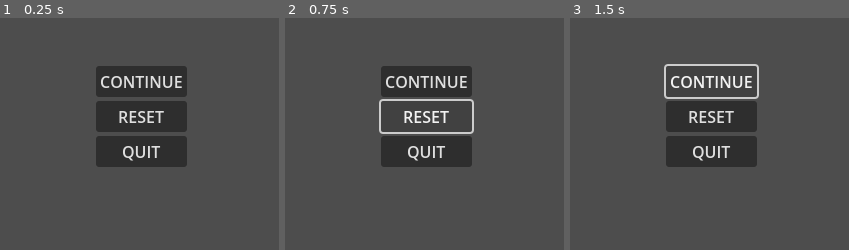
Above: before the commit, frames 1-3 (left to right).
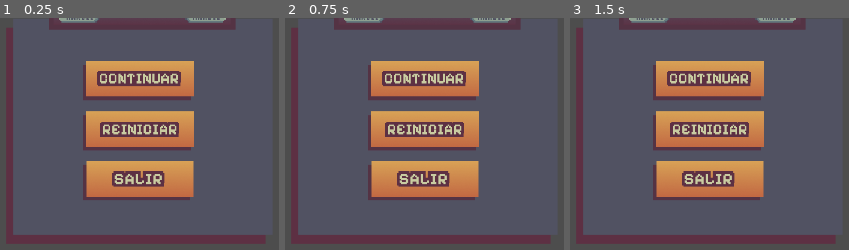
Above: after the commit, the same moments.

Repository: azulws/gamejam
Game: Godot game, scene res://escenas/pause.tscn
Same seed, same stepped clock (60 frames per second), same inputs: the game is played once before the commit and once after it. This scene is started directly instead of the project's main scene.
Inputs (mouse positions are in pixels of both pictures, inside the frame that each line leads up to; where the layout moved, square brackets give the same spot in the first picture):
- Up to frame 1 (0.25 s): no input
- Up to frame 2 (0.75 s): click (424, 131) [427, 115] at 0.5 s
- Up to frame 3 (1.5 s): click (709, 80) [712, 80] at 1.25 s

The runs differ from the first frame. In frame 1, 31% of the frame differs, in the area x 2-95%, y 0-98%; in frame 2, 31%; in frame 3, 31%.
Error in both runs: Attempt to call function '_reload_level' in base 'null instance' on a null instance. (res://codigo/pause.gd:14)

Commit message:
menus

Diff:
--- a/gamejam/codigo/main.gd
+++ b/gamejam/codigo/main.gd
@@ -3,21 +3,24 @@
 @onready var pause: Control = $Jugador/pause
 @onready var game_over: Control = $Jugador/GameOver
 @onready var musica: AudioStreamPlayer2D = $Audio/Musica
+@onready var cellphone: Control = $Jugador/Cellphone
 
 var paused = false
 var game_started= false
 var game_o= false
+var cellphone_on= false
 
 func _process(delta):
 	if Input.is_action_just_pressed("pause"):
 		_pause_menu()
-		musica.stop()
-
+		#musica.stop()
+	if Input.is_action_just_pressed("cellphone"):
+		_cellphone_menu()
 func _pause_menu():
 	if paused:
 		pause.hide()
 		Engine.time_scale=1
-		musica.play()
+		#musica.play()
 	else:
 		pause.show()
 		Engine.time_scale=0
@@ -34,3 +37,13 @@
 func _reload_level():
 	get_tree().reload_current_scene()
 	Engine.time_scale=1
+
+func _cellphone_menu():
+	if cellphone_on:
+		cellphone.get_node("cellphone_ui").hide()
+		cellphone.get_node("VBoxContainer/cellphone_menu").show()
+	else:
+		cellphone.get_node("cellphone_ui").show()
+		cellphone.get_node("VBoxContainer/cellphone_menu").hide()
+
+	cellphone_on = !cellphone_on
--- a/gamejam/codigo/menu.gd
+++ b/gamejam/codigo/menu.gd
@@ -1,10 +1,9 @@
 extends Control
 
 
-
-func _on_button_pressed() -> void:
+func _on_start_2_pressed() -> void:
 	get_tree().change_scene_to_file("res://escenas/Main.tscn")
 
 
-func _on_button_2_pressed() -> void:
+func _on_quit_2_pressed() -> void:
 	get_tree().quit();
--- a/gamejam/escenas/Main.tscn
+++ b/gamejam/escenas/Main.tscn
@@ -9,15 +9,9 @@
 [ext_resource type="PackedScene" uid="uid://kcxtyqgirktg" path="res://escenas/timer.tscn" id="7_kwjek"]
 [ext_resource type="PackedScene" uid="uid://cclxc6glhvwsm" path="res://escenas/background.tscn" id="8_8ldd4"]
 [ext_resource type="PackedScene" uid="uid://dnk8ejx1hmyyf" path="res://escenas/game_over.tscn" id="8_m8w7f"]
-[ext_resource type="Texture2D" uid="uid://cvtmv4s3p0bd3" path="res://assets/ui/celu vacio (2).png" id="9_6ib3d"]
 [ext_resource type="PackedScene" uid="uid://hq4qnpivn7fh" path="res://escenas/enemy_spawner.tscn" id="9_wevju"]
-[ext_resource type="Texture2D" uid="uid://dl7gbgt7tqnhq" path="res://assets/ui/Caracol.png" id="10_u8th7"]
-[ext_resource type="Texture2D" uid="uid://botqp0g2soasj" path="res://assets/ui/Churritos.png" id="11_xf4ui"]
-[ext_resource type="Texture2D" uid="uid://ckh40etjjit53" path="res://assets/ui/Iman faro.png" id="12_8ruxt"]
-[ext_resource type="Texture2D" uid="uid://c03gjss6owgbj" path="res://assets/ui/llavero.png" id="14_b61y2"]
-[ext_resource type="Texture2D" uid="uid://3bneeg1eyyof" path="res://assets/ui/alfajorcito.png" id="15_7qlo0"]
-[ext_resource type="Texture2D" uid="uid://ddpgo4ixlmqpn" path="res://assets/ui/Lobo marino.png" id="15_mqx6b"]
-[ext_resource type="Texture2D" uid="uid://cgylsk1c3jsit" path="res://assets/ui/alfajorcito silueta (1).png" id="16_susrb"]
+[ext_resource type="PackedScene" uid="uid://b7uxjjsg2i4ch" path="res://escenas/cellphone.tscn" id="10_eqw01"]
+[ext_resource type="PackedScene" uid="uid://dqbh3f7ypj17" path="res://escenas/item.tscn" id="11_wkpgl"]
 
 [sub_resource type="TileSetAtlasSource" id="TileSetAtlasSource_bp6tm"]
 texture = ExtResource("3_7cou8")
@@ -46,9 +40,6 @@
 sources/4 = SubResource("TileSetAtlasSource_bp6tm")
 tile_proxies/coords_level = [[1, Vector2i(0, 0)], [4, Vector2i(0, 0)], [2, Vector2i(0, 0)], [4, Vector2i(1, 0)]]
 
-[sub_resource type="CompressedTexture2D" id="CompressedTexture2D_7xyhm"]
-load_path = "res://.godot/imported/alfajorcito silueta.png-dfa6dbf26d831c63edaac87deda98049.ctex"
-
 [node name="Main" type="Node2D"]
 script = ExtResource("1_hpid1")
 
@@ -61,26 +52,12 @@
 position = Vector2(432, -152)
 script = ExtResource("3_6budw")
 
+[node name="CanvasLayer" type="CanvasLayer" parent="."]
+
 [node name="Jugador" parent="." instance=ExtResource("2_w732k")]
 position = Vector2(376, 56)
 collision_mask = 13
 motion_mode = 1
-
-[node name="pause" parent="Jugador" instance=ExtResource("6_lkh8n")]
-visible = false
-offset_left = -161.0
-offset_top = -84.0
-offset_right = -161.0
-offset_bottom = -84.0
-size_flags_horizontal = 4
-size_flags_vertical = 4
-
-[node name="Timer" parent="Jugador" instance=ExtResource("7_kwjek")]
-offset_left = -160.0
-offset_top = -176.0
-offset_right = -160.0
-offset_bottom = -176.0
-metadata/_edit_use_anchors_ = true
 
 [node name="Node2D" type="Node2D" parent="Jugador"]
 position = Vector2(-528, -96)
@@ -111,46 +88,32 @@
 size_flags_horizontal = 4
 size_flags_vertical = 4
 
-[node name="CeluVacio(2)" type="Sprite2D" parent="Jugador"]
-position = Vector2(192, -24)
-texture = ExtResource("9_6ib3d")
+[node name="pause" parent="Jugador" instance=ExtResource("6_lkh8n")]
+visible = false
+offset_left = -161.0
+offset_top = -84.0
+offset_right = -161.0
+offset_bottom = -84.0
+size_flags_horizontal = 4
+size_flags_vertical = 4
 
-[node name="Caracol" type="Sprite2D" parent="Jugador"]
-position = Vector2(168, -40)
-texture = ExtResource("10_u8th7")
-offset = Vector2(0, 2.8)
+[node name="Camera" type="Camera2D" parent="Jugador"]
+limit_top = -160
+limit_right = 1024
+limit_bottom = 256
 
-[node name="Churritos" type="Sprite2D" parent="Jugador"]
-position = Vector2(216, -96)
-texture = ExtResource("11_xf4ui")
-offset = Vector2(0, 1)
+[node name="Timer" parent="Jugador" instance=ExtResource("7_kwjek")]
+offset_left = -312.0
+offset_top = -176.0
+offset_right = -312.0
+offset_bottom = -176.0
+metadata/_edit_use_anchors_ = true
 
-[node name="ImanFaro" type="Sprite2D" parent="Jugador"]
-position = Vector2(216, -40)
-texture = ExtResource("12_8ruxt")
-
-[node name="Llavero" type="Sprite2D" parent="Jugador"]
-position = Vector2(168, -96)
-texture = ExtResource("14_b61y2")
-
-[node name="LoboMarino" type="Sprite2D" parent="Jugador"]
-position = Vector2(168, 16)
-texture = ExtResource("15_mqx6b")
-
-[node name="Alfajorcito" type="Sprite2D" parent="Jugador"]
-position = Vector2(216, 16)
-texture = ExtResource("15_7qlo0")
-offset = Vector2(0, 1.5)
-
-[node name="AlfajorcitoSilueta" type="Sprite2D" parent="Jugador"]
-position = Vector2(216, 16)
-texture = SubResource("CompressedTexture2D_7xyhm")
-offset = Vector2(0, 1)
-
-[node name="AlfajorcitoSilueta(1)" type="Sprite2D" parent="Jugador"]
-position = Vector2(216, 16)
-texture = ExtResource("16_susrb")
-offset = Vector2(0, 1.5)
+[node name="Cellphone" parent="Jugador" instance=ExtResource("10_eqw01")]
+offset_left = -16.0
+offset_top = -168.0
+offset_right = -16.0
+offset_bottom = -168.0
 
 [node name="limites mapa" type="Node" parent="."]
 
@@ -168,3 +131,6 @@
 rotation = 1.57079
 collision_layer = 8
 collision_mask = 2
+
+[node name="Item" parent="." instance=ExtResource("11_wkpgl")]
+position = Vector2(-208, 48)
--- a/gamejam/escenas/Menu.tscn
+++ b/gamejam/escenas/Menu.tscn
@@ -1,6 +1,9 @@
-[gd_scene load_steps=2 format=3 uid="uid://bgavg172fs7oj"]
+[gd_scene load_steps=5 format=3 uid="uid://bgavg172fs7oj"]
 
 [ext_resource type="Script" path="res://codigo/menu.gd" id="1_c731v"]
+[ext_resource type="Texture2D" uid="uid://dg3fns64eghp0" path="res://assets/menu/startMenu/menu-sin-botones.png" id="2_ov67a"]
+[ext_resource type="Texture2D" uid="uid://l7if0ayyc3jo" path="res://assets/menu/startMenu/boton-jugar.png" id="3_4ay3h"]
+[ext_resource type="Texture2D" uid="uid://2dar7hier2lv" path="res://assets/menu/startMenu/boton-salir.png" id="4_rrrgw"]
 
 [node name="Menu" type="Control"]
 layout_mode = 3
@@ -13,32 +16,31 @@
 
 [node name="VBoxContainer" type="VBoxContainer" parent="."]
 layout_mode = 1
-anchors_preset = 8
-anchor_left = 0.5
-anchor_top = 0.5
-anchor_right = 0.5
-anchor_bottom = 0.5
-offset_left = -380.5
-offset_top = -309.5
-offset_right = 380.5
-offset_bottom = 309.5
-grow_horizontal = 2
-grow_vertical = 2
+offset_left = 112.0
+offset_top = 8.0
+offset_right = 733.0
+offset_bottom = 535.0
+scale = Vector2(0.65308, 0.65308)
 
-[node name="Start" type="Button" parent="VBoxContainer"]
+[node name="TextureRect" type="TextureRect" parent="VBoxContainer"]
 layout_mode = 2
-size_flags_horizontal = 4
-size_flags_vertical = 6
-theme_override_constants/icon_max_width = 0
-theme_override_font_sizes/font_size = 100
-text = "jugar"
+texture = ExtResource("2_ov67a")
 
-[node name="Quit" type="Button" parent="VBoxContainer"]
-layout_mode = 2
-size_flags_horizontal = 4
-size_flags_vertical = 6
-theme_override_font_sizes/font_size = 100
-text = "salir"
+[node name="Start2" type="TextureButton" parent="VBoxContainer/TextureRect"]
+layout_mode = 0
+offset_left = 416.488
+offset_top = 159.245
+offset_right = 582.488
+offset_bottom = 226.245
+texture_normal = ExtResource("3_4ay3h")
 
-[connection signal="pressed" from="VBoxContainer/Start" to="." method="_on_button_pressed"]
-[connection signal="pressed" from="VBoxContainer/Quit" to="." method="_on_button_2_pressed"]
+[node name="Quit2" type="TextureButton" parent="VBoxContainer/TextureRect"]
+layout_mode = 0
+offset_left = 416.488
+offset_top = 257.242
+offset_right = 582.488
+offset_bottom = 324.242
+texture_normal = ExtResource("4_rrrgw")
+
+[connection signal="pressed" from="VBoxContainer/TextureRect/Start2" to="." method="_on_start_2_pressed"]
+[connection signal="pressed" from="VBoxContainer/TextureRect/Quit2" to="." method="_on_quit_2_pressed"]
--- /dev/null
+++ b/gamejam/escenas/cellphone.gd
@@ -0,0 +1,7 @@
+extends Control
+
+
+
+func _delete_item():
+	if CollisionObject2D:
+		get_tree().free()
--- /dev/null
+++ b/gamejam/escenas/cellphone.tscn
@@ -0,0 +1,129 @@
+[gd_scene load_steps=16 format=3 uid="uid://b7uxjjsg2i4ch"]
+
+[ext_resource type="Texture2D" uid="uid://bmi84lsnfxd" path="res://assets/ui/celu_ui.png" id="1_1vj1u"]
+[ext_resource type="Script" path="res://escenas/cellphone.gd" id="1_om6o4"]
+[ext_resource type="Texture2D" uid="uid://cvtmv4s3p0bd3" path="res://assets/cellphone/celu vacio.png" id="1_pqphr"]
+[ext_resource type="Texture2D" uid="uid://c03gjss6owgbj" path="res://assets/items/llavero.png" id="3_7q3jn"]
+[ext_resource type="Texture2D" uid="uid://br6ebj2pingj3" path="res://assets/cellphone/llavero sombra.png" id="4_w57ql"]
+[ext_resource type="Texture2D" uid="uid://botqp0g2soasj" path="res://assets/items/Churritos.png" id="5_svos0"]
+[ext_resource type="Texture2D" uid="uid://g2rrrutj34g4" path="res://assets/cellphone/churritos sombra.png" id="6_i54fu"]
+[ext_resource type="Texture2D" uid="uid://dl7gbgt7tqnhq" path="res://assets/items/Caracol.png" id="7_2bp2w"]
+[ext_resource type="Texture2D" uid="uid://m20g3fgd10p0" path="res://assets/cellphone/Caracol sombra.png" id="8_pgdy6"]
+[ext_resource type="Texture2D" uid="uid://ckh40etjjit53" path="res://assets/items/Iman faro.png" id="9_m68bf"]
+[ext_resource type="Texture2D" uid="uid://8m7e6v0qguuu" path="res://assets/cellphone/Iman faro sombra.png" id="10_rv187"]
+[ext_resource type="Texture2D" uid="uid://ddpgo4ixlmqpn" path="res://assets/items/Lobo marino.png" id="11_3gj37"]
+[ext_resource type="Texture2D" uid="uid://ds4d5jat5pl4q" path="res://assets/cellphone/Lobo marino sombra.png" id="12_5uaoj"]
+[ext_resource type="Texture2D" uid="uid://3bneeg1eyyof" path="res://assets/items/alfajorcito.png" id="13_fgeop"]
+[ext_resource type="Texture2D" uid="uid://b6hyqatd0ox21" path="res://assets/cellphone/alfajor sombra.png" id="14_omsus"]
+
+[node name="Cellphone" type="Control"]
+layout_mode = 3
+anchors_preset = 15
+anchor_right = 1.0
+anchor_bottom = 1.0
+grow_horizontal = 2
+grow_vertical = 2
+script = ExtResource("1_om6o4")
+
+[node name="VBoxContainer" type="VBoxContainer" parent="."]
+layout_mode = 0
+offset_top = 50.0
+offset_right = 256.0
+offset_bottom = 306.0
+
+[node name="cellphone_menu" type="TextureRect" parent="VBoxContainer"]
+visible = false
+layout_mode = 2
+texture = ExtResource("1_pqphr")
+
+[node name="llavero" type="TextureRect" parent="VBoxContainer/cellphone_menu"]
+layout_mode = 0
+offset_left = 85.0
+offset_top = 44.0
+offset_right = 125.0
+offset_bottom = 84.0
+texture = ExtResource("3_7q3jn")
+
+[node name="llavero_sombra" type="TextureRect" parent="VBoxContainer/cellphone_menu/llavero"]
+layout_mode = 0
+offset_right = 40.0
+offset_bottom = 40.0
+scale = Vector2(0.623737, 0.626329)
+texture = ExtResource("4_w57ql")
+
+[node name="churritos" type="TextureRect" parent="VBoxContainer/cellphone_menu"]
+layout_mode = 0
+offset_left = 129.0
+offset_top = 45.0
+offset_right = 169.0
+offset_bottom = 85.0
+texture = ExtResource("5_svos0")
+
+[node name="churritos_sombra" type="TextureRect" parent="VBoxContainer/cellphone_menu/churritos"]
+layout_mode = 0
+offset_right = 40.0
+offset_bottom = 40.0
+texture = ExtResource("6_i54fu")
+
+[node name="caracol" type="TextureRect" parent="VBoxContainer/cellphone_menu"]
+layout_mode = 0
+offset_left = 86.0
+offset_top = 103.0
+offset_right = 126.0
+offset_bottom = 143.0
+texture = ExtResource("7_2bp2w")
+
+[node name="caracol_sombra" type="TextureRect" parent="VBoxContainer/cellphone_menu/caracol"]
+layout_mode = 0
+offset_right = 40.0
+offset_bottom = 40.0
+texture = ExtResource("8_pgdy6")
+
+[node name="iman_faro" type="TextureRect" parent="VBoxContainer/cellphone_menu"]
+layout_mode = 0
+offset_left = 129.0
+offset_top = 99.0
+offset_right = 169.0
+offset_bottom = 139.0
+texture = ExtResource("9_m68bf")
+
+[node name="iman_faro_sombra" type="TextureRect" parent="VBoxContainer/cellphone_menu/iman_faro"]
+layout_mode = 0
+offset_right = 40.0
+offset_bottom = 40.0
+texture = ExtResource("10_rv187")
+
+[node name="lobo_marino" type="TextureRect" parent="VBoxContainer/cellphone_menu"]
+layout_mode = 0
+offset_left = 85.0
+offset_top = 153.0
+offset_right = 125.0
+offset_bottom = 193.0
+texture = ExtResource("11_3gj37")
+
+[node name="lobo_marino_sombra" type="TextureRect" parent="VBoxContainer/cellphone_menu/lobo_marino"]
+layout_mode = 0
+offset_right = 40.0
+offset_bottom = 40.0
+texture = ExtResource("12_5uaoj")
+
+[node name="alfajor" type="TextureRect" parent="VBoxContainer/cellphone_menu"]
+layout_mode = 0
+offset_left = 129.0
+offset_top = 155.0
+offset_right = 169.0
+offset_bottom = 195.0
+texture = ExtResource("13_fgeop")
+
+[node name="alfajor_sombra" type="TextureRect" parent="VBoxContainer/cellphone_menu/alfajor"]
+layout_mode = 0
+offset_right = 40.0
+offset_bottom = 40.0
+texture = ExtResource("14_omsus")
+
+[node name="cellphone_ui" type="TextureRect" parent="."]
+layout_mode = 0
+offset_left = 286.0
+offset_right = 326.0
+offset_bottom = 40.0
+texture = ExtResource("1_1vj1u")
--- a/gamejam/escenas/game_over.tscn
+++ b/gamejam/escenas/game_over.tscn
@@ -1,6 +1,9 @@
-[gd_scene load_steps=2 format=3 uid="uid://dnk8ejx1hmyyf"]
+[gd_scene load_steps=5 format=3 uid="uid://dnk8ejx1hmyyf"]
 
 [ext_resource type="Script" path="res://codigo/game_over.gd" id="1_lcts2"]
+[ext_resource type="Texture2D" uid="uid://cc5nnu1r424yn" path="res://assets/menu/gameOverMenu/menu-derrota-peatonalrush.png" id="2_gy8j4"]
+[ext_resource type="Texture2D" uid="uid://cxpi1s2nfpr6m" path="res://assets/menu/gameOverMenu/boton-reiniciar.png" id="3_hkeyt"]
+[ext_resource type="Texture2D" uid="uid://md7db50017xf" path="res://assets/menu/gameOverMenu/boton-salir.png" id="4_1twnw"]
 
 [node name="GameOver" type="Control"]
 layout_mode = 3
@@ -13,21 +16,31 @@
 
 [node name="VBoxContainer" type="VBoxContainer" parent="."]
 layout_mode = 0
-offset_top = 1.0
-offset_right = 73.0
-offset_bottom = 71.0
+offset_left = -13.0
+offset_top = -79.0
+offset_right = 433.0
+offset_bottom = 377.0
 
-[node name="Label" type="Label" parent="VBoxContainer"]
+[node name="TextureRect" type="TextureRect" parent="VBoxContainer"]
 layout_mode = 2
-text = "PERDISTE"
+texture = ExtResource("2_gy8j4")
 
-[node name="restart" type="Button" parent="VBoxContainer"]
-layout_mode = 2
-text = "RESET"
+[node name="restart" type="TextureButton" parent="VBoxContainer/TextureRect"]
+layout_mode = 0
+offset_left = 23.0
+offset_top = 334.0
+offset_right = 209.0
+offset_bottom = 401.0
+texture_normal = ExtResource("3_hkeyt")
 
-[node name="quit" type="Button" parent="VBoxContainer"]
-layout_mode = 2
-text = "QUIT"
+[node name="quit" type="TextureButton" parent="VBoxContainer/TextureRect"]
+layout_mode = 0
+offset_left = 244.0
+offset_top = 335.0
+offset_right = 410.0
+offset_bottom = 402.0
+scale = Vector2(1.12, 1)
+texture_normal = ExtResource("4_1twnw")
 
-[connection signal="pressed" from="VBoxContainer/restart" to="." method="_on_restart_pressed"]
-[connection signal="pressed" from="VBoxContainer/quit" to="." method="_on_quit_pressed"]
+[connection signal="pressed" from="VBoxContainer/TextureRect/restart" to="." method="_on_restart_pressed"]
+[connection signal="pressed" from="VBoxContainer/TextureRect/quit" to="." method="_on_quit_pressed"]
--- /dev/null
+++ b/gamejam/escenas/hud.tscn
@@ -0,0 +1,18 @@
+[gd_scene load_steps=3 format=3 uid="uid://1daia7yxaqi0"]
+
+[ext_resource type="PackedScene" uid="uid://b7uxjjsg2i4ch" path="res://escenas/cellphone.tscn" id="1_8bv37"]
+[ext_resource type="PackedScene" uid="uid://kcxtyqgirktg" path="res://escenas/timer.tscn" id="2_6q1bc"]
+
+[node name="HUD" type="Control"]
+layout_mode = 3
+anchors_preset = 15
+anchor_right = 1.0
+anchor_bottom = 1.0
+grow_horizontal = 2
+grow_vertical = 2
+
+[node name="Cellphone" parent="." instance=ExtResource("1_8bv37")]
+layout_mode = 1
+
+[node name="Timer" parent="." instance=ExtResource("2_6q1bc")]
+layout_mode = 1
--- /dev/null
+++ b/gamejam/escenas/item.tscn
@@ -0,0 +1,21 @@
+[gd_scene load_steps=4 format=3 uid="uid://dqbh3f7ypj17"]
+
+[ext_resource type="Texture2D" uid="uid://ckh40etjjit53" path="res://assets/items/Iman faro.png" id="1_f8afe"]
+[ext_resource type="Script" path="res://item.gd" id="1_meyoi"]
+
+[sub_resource type="CapsuleShape2D" id="CapsuleShape2D_bm774"]
+radius = 8.0
+
+[node name="Item" type="Node2D"]
+script = ExtResource("1_meyoi")
+
+[node name="TextureRect" type="TextureRect" parent="."]
+offset_right = 40.0
+offset_bottom = 40.0
+texture = ExtResource("1_f8afe")
+
+[node name="CollisionShape2D" type="CollisionShape2D" parent="."]
+light_mask = 4
+visibility_layer = 4
+position = Vector2(20, 24)
+shape = SubResource("CapsuleShape2D_bm774")
--- a/gamejam/escenas/pause.tscn
+++ b/gamejam/escenas/pause.tscn
@@ -1,40 +1,77 @@
-[gd_scene load_steps=2 format=3 uid="uid://sr5llx0htuqr"]
+[gd_scene load_steps=6 format=3 uid="uid://sr5llx0htuqr"]
 
 [ext_resource type="Script" path="res://codigo/pause.gd" id="1_34rns"]
+[ext_resource type="Texture2D" uid="uid://bsxira2oxbi0a" path="res://assets/menu/pauseMenu/menu-caja-peatonalrush.png" id="2_r06jw"]
+[ext_resource type="Texture2D" uid="uid://dnw1ofjnomika" path="res://assets/menu/pauseMenu/boton-continuar.png" id="3_b4qt8"]
+[ext_resource type="Texture2D" uid="uid://c7qyc1qxudep1" path="res://assets/menu/pauseMenu/boton-reiniciar.png" id="4_sdl3f"]
+[ext_resource type="Texture2D" uid="uid://ceuncyqer5e33" path="res://assets/menu/pauseMenu/boton-salir.png" id="5_igv8f"]
 
 [node name="pause" type="Control"]
 layout_mode = 3
-anchors_preset = 15
-anchor_right = 1.0
-anchor_bottom = 1.0
-grow_horizontal = 2
-grow_vertical = 2
+anchors_preset = 0
 script = ExtResource("1_34rns")
 
 [node name="MarginContainer" type="MarginContainer" parent="."]
-layout_mode = 0
-offset_left = 111.0
-offset_top = 48.0
-offset_right = 195.0
-offset_bottom = 114.0
+layout_mode = 1
+offset_left = -33.0
+offset_top = -47.0
+offset_right = 589.0
+offset_bottom = 465.0
+scale = Vector2(0.6, 0.6)
 
 [node name="VBoxContainer" type="VBoxContainer" parent="MarginContainer"]
 layout_mode = 2
 
-[node name="continue" type="Button" parent="MarginContainer/VBoxContainer"]
+[node name="background" type="TextureRect" parent="MarginContainer/VBoxContainer"]
 layout_mode = 2
-text = "CONTINUE"
+texture = ExtResource("2_r06jw")
 
-[node name="reset" type="Button" parent="MarginContainer/VBoxContainer"]
-layout_mode = 2
-text = "RESET"
+[node name="continue" type="TextureButton" parent="MarginContainer/VBoxContainer/background"]
+layout_mode = 1
+anchors_preset = 8
+anchor_left = 0.5
+anchor_top = 0.5
+anchor_right = 0.5
+anchor_bottom = 0.5
+offset_left = -93.0
+offset_top = -107.5
+offset_right = 93.0
+offset_bottom = -40.5
+grow_horizontal = 2
+grow_vertical = 2
+texture_normal = ExtResource("3_b4qt8")
 
-[node name="quit" type="Button" parent="MarginContainer/VBoxContainer"]
-layout_mode = 2
-text = "QUIT"
+[node name="reset" type="TextureButton" parent="MarginContainer/VBoxContainer/background"]
+layout_mode = 1
+anchors_preset = 8
+anchor_left = 0.5
+anchor_top = 0.5
+anchor_right = 0.5
+anchor_bottom = 0.5
+offset_left = -93.0
+offset_top = -23.5
+offset_right = 93.0
+offset_bottom = 43.5
+grow_horizontal = 2
+grow_vertical = 2
+texture_normal = ExtResource("4_sdl3f")
 
-[connection signal="pressed" from="MarginContainer/VBoxContainer/continue" to="." method="_on_continuar_pressed"]
-[connection signal="pressed" from="MarginContainer/VBoxContainer/continue" to="." method="_on_continue_pressed"]
-[connection signal="pressed" from="MarginContainer/VBoxContainer/reset" to="." method="_on_reset_pressed"]
-[connection signal="pressed" from="MarginContainer/VBoxContainer/quit" to="." method="_on_quit_pressed"]
-[connection signal="pressed" from="MarginContainer/VBoxContainer/quit" to="." method="_on_salir_pressed"]
+[node name="quit" type="TextureButton" parent="MarginContainer/VBoxContainer/background"]
+layout_mode = 1
+anchors_preset = 8
+anchor_left = 0.5
+anchor_top = 0.5
+anchor_right = 0.5
+anchor_bottom = 0.5
+offset_left = -93.0
+offset_top = 59.8333
+offset_right = 73.0
+offset_bottom = 126.833
+grow_horizontal = 2
+grow_vertical = 2
+scale = Vector2(1.1134, 1)
+texture_normal = ExtResource("5_igv8f")
+
+[connection signal="pressed" from="MarginContainer/VBoxContainer/background/continue" to="." method="_on_continue_pressed"]
+[connection signal="pressed" from="MarginContainer/VBoxContainer/background/reset" to="." method="_on_reset_pressed"]
+[connection signal="pressed" from="MarginContainer/VBoxContainer/background/quit" to="." method="_on_quit_pressed"]
--- a/gamejam/escenas/timer.tscn
+++ b/gamejam/escenas/timer.tscn
@@ -19,8 +19,7 @@
 
 [node name="Rounded" type="TextureProgressBar" parent="."]
 layout_mode = 0
-offset_left = 122.0
-offset_right = 250.0
+offset_right = 128.0
 offset_bottom = 128.0
 scale = Vector2(0.64, 0.64)
 rounded = true
@@ -30,10 +29,10 @@
 
 [node name="StopwatchLabel" type="Label" parent="."]
 layout_mode = 0
-offset_left = 133.0
-offset_top = 19.0
-offset_right = 242.0
-offset_bottom = 42.0
+offset_left = 10.0
+offset_top = 17.0
+offset_right = 119.0
+offset_bottom = 40.0
 text = "00:00"
 label_settings = SubResource("LabelSettings_x4nke")
 
--- /dev/null
+++ b/gamejam/item.gd
@@ -0,0 +1 @@
+extends Node2D
--- a/gamejam/project.godot
+++ b/gamejam/project.godot
@@ -62,6 +62,11 @@
 "events": [Object(InputEventKey,"resource_local_to_scene":false,"resource_name":"","device":-1,"window_id":0,"alt_press …(195 unchanged characters)…
 ]
 }
+cellphone={
+"deadzone": 0.5,
+"events": [Object(InputEventKey,"resource_local_to_scene":false,"resource_name":"","device":-1,"window_id":0,"alt_pressed":false,"shift_pressed":false,"ctrl_pressed":false,"meta_pressed":false,"pressed":false,"keycode":0,"physical_keycode":69,"key_label":0,"unicode":101,"location":0,"echo":false,"script":null)
+]
+}
 
 [layer_names]
 
Binary file added: gamejam/assets/cellphone/Caracol sombra.png
Not shown, changed: gamejam/assets/cellphone/Caracol sombra.png.import
Binary file added: gamejam/assets/cellphone/Iman faro sombra.png
Not shown, added: gamejam/assets/cellphone/Iman faro sombra.png.import
Binary file added: gamejam/assets/cellphone/Lobo marino sombra.png
Not shown, added: gamejam/assets/cellphone/Lobo marino sombra.png.import
Binary file added: gamejam/assets/cellphone/alfajor sombra.png
Not shown, added: gamejam/assets/cellphone/alfajor sombra.png.import
Renamed: gamejam/assets/ui/celu vacio (2).png -> gamejam/assets/cellphone/celu vacio.png
Not shown, added: gamejam/assets/cellphone/celu vacio.png.import
Binary file added: gamejam/assets/cellphone/churritos sombra.png
Not shown, added: gamejam/assets/cellphone/churritos sombra.png.import
(and 46 more such lines)
